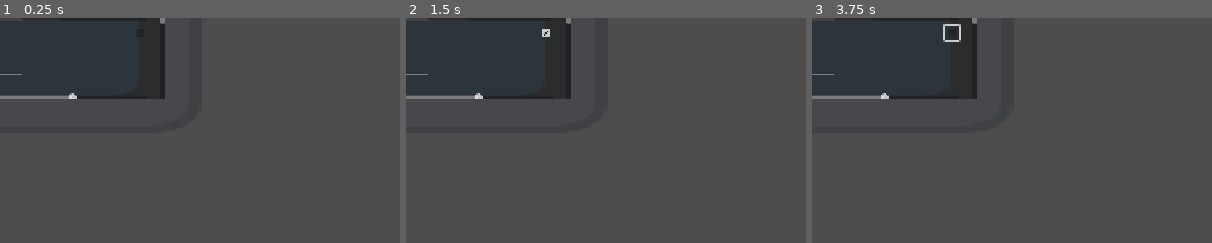
Above: before the commit, frames 1-3 (left to right).
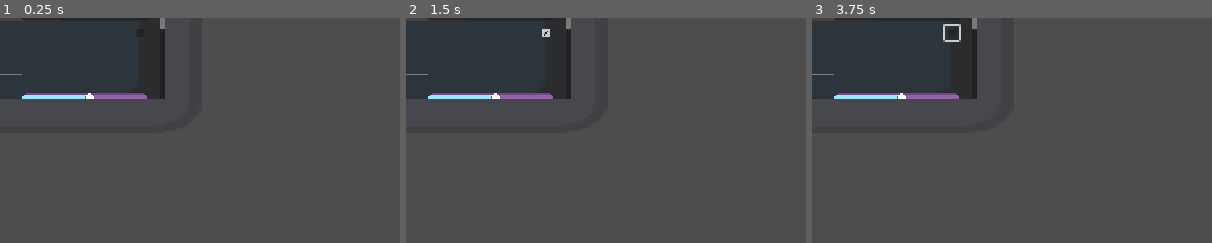
Above: after the commit, the same moments.

Repository: luankaike-code/felpo-jam-2026
Game: Godot game, scene res://scenes/screens/configurations.tscn
Same seed, same stepped clock (60 frames per second), same inputs: the game is played once before the commit and once after it. This scene is started directly instead of the project's main scene. The engine's default icon, where the game draws it, is replaced by a stand-in: a white triangle on a blue panel in a dark square.
Inputs (mouse positions are % of the whole screen's width and height, from its top left):
- Up to frame 1 (0.25 s): no input
- Up to frame 2 (1.5 s): click (18, 3) at 0.5 s; click "Segurar" at 1.25 s
- Up to frame 3 (3.75 s): tap Enter (ui_accept) at 2, 2.75, 3.5 s; drag from (11, 45) to (60, 28) at 2.02 s; drag from (30, 55) to (45, 70) at 2.77 s; move the mouse to (60, 28) at 3.52 s; hold Right (ui_right) from 3.53 s (still down)
The pictures show only the part of the screen within x 0-50%, y 0-50%; the shares and areas given below are measured in that part.

The runs differ from the first frame. In frame 1, 0.9% of the frame differs, in the area x 0-42%, y 2-36%; in frame 2, 0.9%; in frame 3, 0.9%.

Commit message:
Change Slider to SpriteSlider

Diff:
--- a/felpojam-2026-game-code/scenes/HUD/sections/config/section_control_config.tscn
+++ b/felpojam-2026-game-code/scenes/HUD/sections/config/section_control_config.tscn
@@ -3,7 +3,6 @@
 [ext_resource type="PackedScene" uid="uid://br4140hu022dp" path="res://scenes/HUD/sections/section.tscn" id="1_jqron"]
 [ext_resource type="Script" uid="uid://dnm3h6g3wc65p" path="res://scripts/HUD/sections/config/section_control_config.gd" id="2_7j1mm"]
 [ext_resource type="PackedScene" uid="uid://8duy5yc6rwku" path="res://scenes/HUD/config_field.tscn" id="2_tbxjl"]
-[ext_resource type="PackedScene" uid="uid://xlbjxqngl1qn" path="res://scenes/HUD/sprite_slider.tscn" id="4_7j1mm"]
 
 [node name="SectionControlConfig" unique_id=1213679984 instance=ExtResource("1_jqron")]
 anchors_preset = -1
@@ -23,11 +22,3 @@
 [node name="OptionButton" type="OptionButton" parent="MarginContainer/VBoxContainer/HBoxContainer" index="2" unique_id=323097605]
 custom_minimum_size = Vector2(200, 0)
 layout_mode = 2
-
-[node name="HBoxContainer2" parent="MarginContainer/VBoxContainer" parent_id_path=PackedInt32Array(1628588) index="2" unique_id=468759244 instance=ExtResource("2_tbxjl")]
-layout_mode = 2
-label_text = "Teste isso ai"
-
-[node name="SpriteSlider" parent="MarginContainer/VBoxContainer/HBoxContainer2" index="2" unique_id=971108514 instance=ExtResource("4_7j1mm")]
-custom_minimum_size = Vector2(200, 0)
-layout_mode = 2
--- a/felpojam-2026-game-code/scenes/HUD/sections/config/section_screen_config.tscn
+++ b/felpojam-2026-game-code/scenes/HUD/sections/config/section_screen_config.tscn
@@ -40,10 +40,13 @@
 
 [node name="CheckBox" type="CheckBox" parent="MarginContainer/VBoxContainer/VSync/Control" index="0" unique_id=992025368]
 layout_mode = 1
-anchors_preset = 11
+anchors_preset = 6
 anchor_left = 1.0
+anchor_top = 0.5
 anchor_right = 1.0
-anchor_bottom = 1.0
+anchor_bottom = 0.5
 offset_left = -24.0
+offset_top = -12.0
+offset_bottom = 12.0
 grow_horizontal = 0
 grow_vertical = 2
--- a/felpojam-2026-game-code/scenes/HUD/sections/config/section_sound_config.tscn
+++ b/felpojam-2026-game-code/scenes/HUD/sections/config/section_sound_config.tscn
@@ -3,6 +3,7 @@
 [ext_resource type="PackedScene" uid="uid://br4140hu022dp" path="res://scenes/HUD/sections/section.tscn" id="1_x2w4y"]
 [ext_resource type="Script" uid="uid://cljnsn3mapqlr" path="res://scripts/HUD/sections/config/section_sound_config.gd" id="2_qojhr"]
 [ext_resource type="PackedScene" uid="uid://8duy5yc6rwku" path="res://scenes/HUD/config_field.tscn" id="2_qtf1h"]
+[ext_resource type="PackedScene" uid="uid://xlbjxqngl1qn" path="res://scenes/HUD/sprite_slider.tscn" id="4_fi112"]
 
 [node name="SectionSoundConfig" unique_id=1213679984 instance=ExtResource("1_x2w4y")]
 script = ExtResource("2_qojhr")
@@ -21,17 +22,20 @@
 custom_minimum_size = Vector2(240, 0)
 layout_mode = 2
 
-[node name="Ambient" type="HSlider" parent="MarginContainer/VBoxContainer/VBoxContainer/HBoxContainer/Control" index="0" unique_id=1980387941]
+[node name="Ambient2" parent="MarginContainer/VBoxContainer/VBoxContainer/HBoxContainer/Control" index="0" unique_id=971108514 instance=ExtResource("4_fi112")]
+custom_minimum_size = Vector2(200, 16)
 layout_mode = 1
-anchors_preset = 15
+anchors_preset = 6
+anchor_left = 1.0
+anchor_top = 0.5
 anchor_right = 1.0
-anchor_bottom = 1.0
-grow_horizontal = 2
-grow_vertical = 2
-size_flags_horizontal = 3
-size_flags_vertical = 4
-max_value = 2.0
-step = 0.1
+anchor_bottom = 0.5
+offset_left = -200.0
+offset_top = -8.0
+offset_right = 0.0
+offset_bottom = 8.0
+grow_horizontal = 0
+value_scale = 2
 
 [node name="HBoxContainer2" parent="MarginContainer/VBoxContainer/VBoxContainer" index="1" unique_id=433170829 instance=ExtResource("2_qtf1h")]
 layout_mode = 2
@@ -41,17 +45,20 @@
 custom_minimum_size = Vector2(240, 0)
 layout_mode = 2
 
-[node name="SoundEffects" type="HSlider" parent="MarginContainer/VBoxContainer/VBoxContainer/HBoxContainer2/Control" index="0" unique_id=1641037177]
+[node name="SoundEffects2" parent="MarginContainer/VBoxContainer/VBoxContainer/HBoxContainer2/Control" index="0" unique_id=582038145 instance=ExtResource("4_fi112")]
+custom_minimum_size = Vector2(200, 16)
 layout_mode = 1
-anchors_preset = 15
+anchors_preset = 6
+anchor_left = 1.0
+anchor_top = 0.5
 anchor_right = 1.0
-anchor_bottom = 1.0
-grow_horizontal = 2
-grow_vertical = 2
-size_flags_horizontal = 3
-size_flags_vertical = 4
-max_value = 2.0
-step = 0.1
+anchor_bottom = 0.5
+offset_left = -200.0
+offset_top = -8.0
+offset_right = 0.0
+offset_bottom = 8.0
+grow_horizontal = 0
+value_scale = 2
 
 [node name="HBoxContainer3" parent="MarginContainer/VBoxContainer/VBoxContainer" index="2" unique_id=823173631 instance=ExtResource("2_qtf1h")]
 layout_mode = 2
@@ -61,14 +68,17 @@
 custom_minimum_size = Vector2(240, 0)
 layout_mode = 2
 
-[node name="Music" type="HSlider" parent="MarginContainer/VBoxContainer/VBoxContainer/HBoxContainer3/Control" index="0" unique_id=1107222763]
+[node name="Music2" parent="MarginContainer/VBoxContainer/VBoxContainer/HBoxContainer3/Control" index="0" unique_id=2061618001 instance=ExtResource("4_fi112")]
+custom_minimum_size = Vector2(200, 16)
 layout_mode = 1
-anchors_preset = 15
+anchors_preset = 6
+anchor_left = 1.0
+anchor_top = 0.5
 anchor_right = 1.0
-anchor_bottom = 1.0
-grow_horizontal = 2
-grow_vertical = 2
-size_flags_horizontal = 3
-size_flags_vertical = 4
-max_value = 2.0
-step = 0.1
+anchor_bottom = 0.5
+offset_left = -200.0
+offset_top = -8.0
+offset_right = 0.0
+offset_bottom = 8.0
+grow_horizontal = 0
+value_scale = 2
--- a/felpojam-2026-game-code/scripts/HUD/sections/config/section_sound_config.gd
+++ b/felpojam-2026-game-code/scripts/HUD/sections/config/section_sound_config.gd
@@ -1,10 +1,10 @@
 extends VBoxContainer
 
-@onready var ambient_volume := $MarginContainer/VBoxContainer/VBoxContainer/HBoxContainer/Control/Ambient as HSlider
-@onready var sound_effects_volume := $MarginContainer/VBoxContainer/VBoxContainer/HBoxContainer2/Control/SoundEffects as HSlider
-@onready var music_volume := $MarginContainer/VBoxContainer/VBoxContainer/HBoxContainer3/Control/Music as HSlider
+@onready var ambient_volume := $MarginContainer/VBoxContainer/VBoxContainer/HBoxContainer/Control/Ambient2 as SpriteSlider
+@onready var sound_effects_volume := $MarginContainer/VBoxContainer/VBoxContainer/HBoxContainer2/Control/SoundEffects2 as SpriteSlider
+@onready var music_volume := $MarginContainer/VBoxContainer/VBoxContainer/HBoxContainer3/Control/Music2 as SpriteSlider
 
-var relation_slider_sound_type: Dictionary[SoundData.types, HSlider] = {
+var relation_slider_sound_type: Dictionary[SoundData.types, SpriteSlider] = {
 	SoundData.types.ambient: ambient_volume,
 	SoundData.types.sound_effect: sound_effects_volume,
 	SoundData.types.music: music_volume
@@ -15,9 +15,9 @@
 	connect_signals()
 
 func set_default_value():
-	ambient_volume.value = Sound.volumes[SoundData.types.ambient]
-	sound_effects_volume.value = Sound.volumes[SoundData.types.sound_effect]
-	music_volume.value = Sound.volumes[SoundData.types.music]
+	ambient_volume.set_value(Sound.volumes[SoundData.types.ambient])
+	sound_effects_volume.set_value(Sound.volumes[SoundData.types.sound_effect])
+	music_volume.set_value(Sound.volumes[SoundData.types.music])
 
 func connect_signals() -> void:
 	ambient_volume.value_changed.connect(func (x):
--- a/felpojam-2026-game-code/scripts/HUD/sprite_slider.gd
+++ b/felpojam-2026-game-code/scripts/HUD/sprite_slider.gd
@@ -1,15 +1,16 @@
-extends Control
+class_name SpriteSlider extends Control
 
 @onready var slider_icon: TextureRect = $SliderIcon
 @onready var bar_actived: NinePatchRect = $NinePatchRect2
 
-signal value_change(value :float)
+signal value_changed(value :float)
 
+@export var value_scale := 1
 var steps := 20
 var value: float :
 	set(new):
 		value = new
-		value_change.emit()
+		value_changed.emit(value*value_scale)
 
 var is_dragging := false
 var min_x := 0
@@ -29,7 +30,7 @@
 	update_bar_actived()
 
 func set_value(new_value: float):
-	value = new_value
+	value = new_value/value_scale
 	slider_icon.position.x = get_slider_icon_pos_using_value()
 	update_bar_actived()
 
